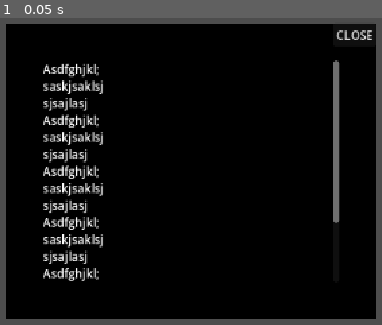
Above: before the commit, frame 1.
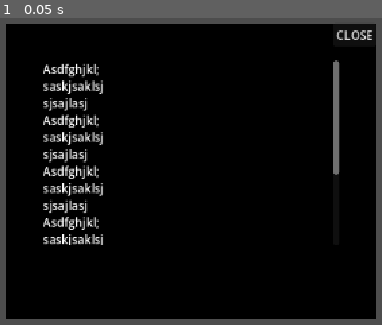
Above: after the commit, the same moment.

Repository: SengulC/pdoom
Game: Godot game, scene res://scenes/file_popup.tscn
Same seed, same stepped clock (60 frames per second), same inputs: the game is played once before the commit and once after it. This scene is started directly instead of the project's main scene.
Inputs:
- Up to frame 1 (0.05 s): no input

The runs differ from the first frame. In frame 1, 1.0% of the frame differs, in the area x 11-90%, y 50-86%.

Commit message:
chat prog pausing when/for user choice!

Diff:
--- a/pdoom-game/project.godot
+++ b/pdoom-game/project.godot
@@ -32,6 +32,7 @@
 filePopup=""
 desktop=""
 chatFile=""
+userChoiceBtns=""
 
 [input]
 
--- a/pdoom-game/scenes/file_popup.tscn
+++ b/pdoom-game/scenes/file_popup.tscn
@@ -15,6 +15,7 @@
 offset_bottom = 200.0
 grow_horizontal = 2
 grow_vertical = 2
+mouse_filter = 1
 color = Color(0, 0, 0, 1)
 script = ExtResource("1_8ciud")
 
@@ -39,8 +40,8 @@
 
 [node name="Label" type="RichTextLabel" parent="Container/VBoxContainer" unique_id=1077879420]
 unique_name_in_owner = true
-custom_minimum_size = Vector2(500, 300)
-custom_maximum_size = Vector2(500, 300)
+custom_minimum_size = Vector2(500, 250)
+custom_maximum_size = Vector2(500, 250)
 layout_mode = 2
 text = "Asdfghjkl;
 saskjsaklsj
@@ -62,23 +63,35 @@
 sjsajlasj
 "
 
-[node name="Buttons" type="HBoxContainer" parent="Container/VBoxContainer" unique_id=1965082623]
-visible = false
+[node name="Buttons" type="HBoxContainer" parent="Container/VBoxContainer" unique_id=1965082623 groups=["userChoiceBtns"]]
+unique_name_in_owner = true
+custom_minimum_size = Vector2(300, 100)
+custom_maximum_size = Vector2(300, 100)
 layout_mode = 2
 size_flags_horizontal = 4
-size_flags_vertical = 0
+size_flags_vertical = 4
 
 [node name="Button" type="Button" parent="Container/VBoxContainer/Buttons" unique_id=973951836]
+visible = false
+z_index = 10
+custom_minimum_size = Vector2(100, 100)
+custom_maximum_size = Vector2(100, 100)
 layout_mode = 2
-size_flags_horizontal = 0
-size_flags_vertical = 8
+size_flags_horizontal = 4
+size_flags_vertical = 4
+mouse_filter = 1
 text = "Option 1"
 
-[node name="Button2" type="Button" parent="Container/VBoxContainer/Buttons" unique_id=1222283176]
+[node name="Button2" type="Button" parent="Container/VBoxContainer/Buttons" unique_id=2103390797]
+visible = false
+z_index = 10
+custom_minimum_size = Vector2(100, 100)
+custom_maximum_size = Vector2(100, 100)
 layout_mode = 2
-size_flags_horizontal = 8
-size_flags_vertical = 8
-text = "Option 2"
+size_flags_horizontal = 4
+size_flags_vertical = 4
+mouse_filter = 1
+text = "Option 1"
 
 [node name="Button" type="Button" parent="." unique_id=1600773996]
 layout_mode = 1
@@ -90,4 +103,6 @@
 grow_horizontal = 0
 text = "CLOSE"
 
+[connection signal="pressed" from="Container/VBoxContainer/Buttons/Button" to="." method="_on_user_choice_button_pressed"]
+[connection signal="pressed" from="Container/VBoxContainer/Buttons/Button2" to="." method="_on_user_choice_button_pressed"]
 [connection signal="pressed" from="Button" to="." method="_on_popup_close_button_pressed"]
--- a/pdoom-game/scripts/file_popup.gd
+++ b/pdoom-game/scripts/file_popup.gd
@@ -3,8 +3,17 @@
 @export var folder := false
 @export var fileRef : String
 
-#func _ready() -> void:
-	#tree_exiting.connect(close_popup)
+func _ready() -> void:
+	#print(get_tree_string_pretty())
+	if not folder:
+		Globalz.userChoiceBtnsContainer = find_child("Buttons", true, false)
+		Globalz.userChoiceBtns = Globalz.userChoiceBtnsContainer.get_children()
+		for i in Globalz.userChoiceBtns.size():
+			Globalz.userChoiceBtns[i].pressed.connect(func(): Globalz.choice_resolved.emit(i))
+		Globalz.popup_opened.emit()
+
+func _exit_tree() -> void:
+	if not folder: Globalz.choice_resolved.emit(-1)
 
 func _on_popup_close_button_pressed() -> void:
 	queue_free()
@@ -13,3 +22,7 @@
 	# disconnect signal and remove from openFiles when popup closes
 	print("here")
 	Globalz.openFiles.erase(fileRef)
+
+func _on_user_choice_button_pressed() -> void:
+	print("pressing user chocieeeeee")
+	Globalz.user_chose.emit(0)
--- a/pdoom-game/scripts/globalz.gd
+++ b/pdoom-game/scripts/globalz.gd
@@ -6,8 +6,17 @@
 enum fileStates {IDLE, CLICKED, DRAGGING, DROPPED}
 var filesInFolder := []
 var openFiles := []
+var userChoiceBtns
+var userChoiceBtnsContainer
 
-var userChose := false # for user choice in chat progression
+# SIGNAL BUS
+signal user_chose(index: int) # for user choice in chat progression
+signal popup_opened
+#signal popup_closed
+signal choice_resolved(index: int)   # -1 = popup closed without a choice
+
+func is_choice_ui_ready() -> bool:
+	return is_instance_valid(userChoiceBtnsContainer) and userChoiceBtnsContainer.is_inside_tree()
 
 func add_file(file: File):
 	filesInFolder.append(file.duplicate())
--- a/pdoom-game/scripts/level_mgr.gd
+++ b/pdoom-game/scripts/level_mgr.gd
@@ -1,13 +1,13 @@
 extends Node2D
 
-const SECS_PER_CHAR := 0.5
-const MIN_DELAY := 0.8
+const SECS_PER_CHAR := 0.05
+const MIN_DELAY := 0.5
 
 var chatFile: File
 var chatContent: FileContent
 
 func _ready() -> void:
-	var chatFile: File = get_tree().get_first_node_in_group("chatFile")
+	chatFile = get_tree().get_first_node_in_group("chatFile")
 	chatContent = chatFile.fileContent  # survives file/popup nodes being freed..
 	begin_phase_01()
 
@@ -17,15 +17,27 @@
 func begin_phase_01() -> void:
 	for dict in Phases.phase01:
 		for speaker in dict:
-			#if speaker == "userChoice":
-				## set two buttons as visible
-				## populate their text
-				## clicking on them -> toggles off Globalz.UserChose flag
-				#while not Globalz.userChose:
-					## WAIT
-					#pass
-				#continue
-			var line: String = dict[speaker]
+			var line = dict[speaker]
+			print(speaker)
+			## user choice presented, must wait until they make their choice!
+			if speaker == "userChoice":
+				var choice := -1
+				while choice == -1:
+					while not Globalz.is_choice_ui_ready():
+						await Globalz.popup_opened
+
+					for i in Globalz.userChoiceBtns.size():
+						Globalz.userChoiceBtns[i].visible = true
+						Globalz.userChoiceBtns[i].text = line[i]
+
+					choice = await Globalz.choice_resolved
+
+				for btn in Globalz.userChoiceBtns:
+					if is_instance_valid(btn):
+						btn.visible = false
+				continue
+
+			## regular chat prog.
 			chatContent.append("%s: %s - %s\n" % [_get_cur_time(), line, speaker]) #TODO: TOFIX
 			await get_tree().create_timer(maxf(MIN_DELAY, line.length() * SECS_PER_CHAR)).timeout
 			#await get_tree().create_timer(MIN_DELAY).timeout
--- a/pdoom-game/scripts/phases.gd
+++ b/pdoom-game/scripts/phases.gd
@@ -1,8 +1,11 @@
 extends Node
 
 @export var phase01 := [
-	{"me": "Hmmm"}, {"chat": "Hi"}, {"chat": "Hey skjahkhsakj"},
-	{"me": "Hmmm"}, {"chat": "Hi"}, {"chat": "Hey skjahkhsakj"},
-	{"a": "bruuuuuuuuuuuuuuuuuuuuh"},
-	{"b": "zaaaaaaaa"}
+	{"chat": "Hi"}, {"chat": "Hey skjahkhsakj"},
+	#{"me": "Hmmm"}, {"chat": "Hi"}, {"chat": "Hey skjahkhsakj"},
+	#{"a": "bruuuuuuuuuuuuuuuuuuuuh"},
+	#{"b": "zaaaaaaaa"},
+	{"userChoice": ["yes", "no"]},
+	{"me": "Well yes/no."},
+	 {"chat": "Hi"}, {"chat": "Hey skjahkhsakj"},
 	]
